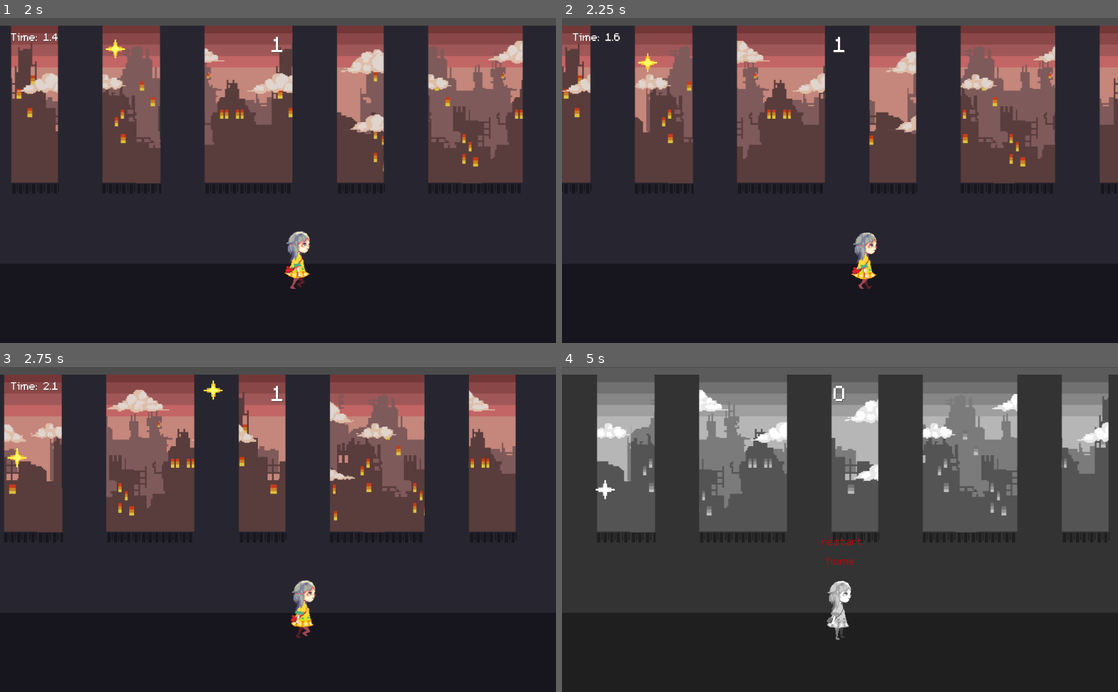
Above: before the commit, frames 1-4 (two rows, left to right).
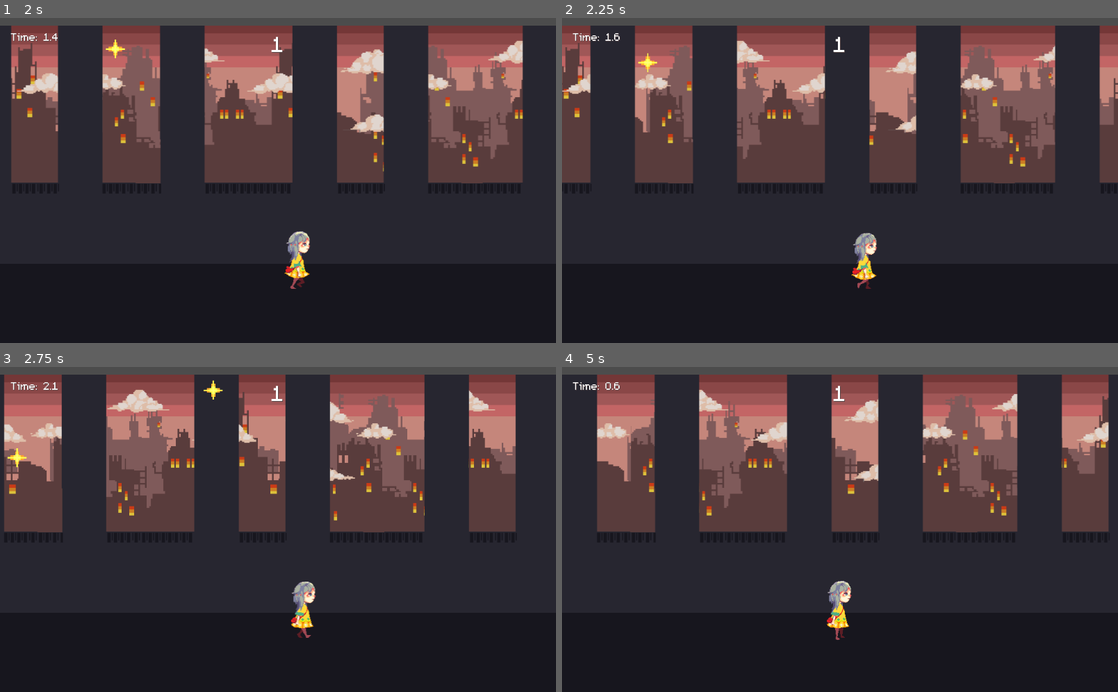
Above: after the commit, the same moments.

Repository: eutopi/gloaw
Game: Godot game, scene res://Main.tscn
Same seed, same stepped clock (60 frames per second), same inputs: the game is played once before the commit and once after it.
Inputs:
- Up to frame 1 (2 s): click "start" at 0.5 s; tap Enter (ui_accept) at 1.25 s; hold D (ui_right) from 1.28 s (still down); hold Enter (ui_accept) from 1.28 s (still down)
- Up to frame 2 (2.25 s): keep holding D (ui_right); release Enter (ui_accept) at 2.03 s; tap Enter (ui_accept) at 2.1 s
- Up to frame 3 (2.75 s): keep holding D (ui_right); tap Enter (ui_accept) at 2.27, 2.57 s
- Up to frame 4 (5 s): release D (ui_right) at 2.78 s; hold A (ui_left) 2.78-3.53 s; hold Enter (ui_accept) 2.78-3.53 s; hold D (ui_right) 3.53-4.25 s; tap Enter (ui_accept) at 3.6, 3.77, 4.07 s; click "restart" at 4.25 s

Frame 1 is identical in both runs. In frame 2, 0.2% of the frame differs, in the area x 52-57%, y 66-84%; in frame 3, 0.3%; in frame 4, 18%, in the area x 1-99%, y 2-84%.

Commit message:
bugfixes: sprint animation and falling lights

Diff:
--- a/gloaw/Area2D.gd
+++ b/gloaw/Area2D.gd
@@ -11,8 +11,9 @@
 	pass # Replace with function body.
 
 # Called every frame. 'delta' is the elapsed time since the previous frame.
-#func _process(delta):
-#	pass
+func _process(delta):
+	if !get_parent().started:
+		queue_free()
 
 func _physics_process(delta):
 	motion.y += 3 * delta
--- a/gloaw/Main.tscn
+++ b/gloaw/Main.tscn
@@ -23,41 +23,41 @@
 [ext_resource path="res://sounds/beep2.wav" type="AudioStream" id=21]
 [ext_resource path="res://sounds/beep3.wav" type="AudioStream" id=22]
 
-[sub_resource type="OccluderPolygon2D" id=17]
+[sub_resource type="OccluderPolygon2D" id=1]
 polygon = PoolVector2Array( 3.83844, -43.8348, -6.00272, -42.6251, -11.269, -38.8377, -16.4948, -31.7763, -20.2003, -21 …(625 unchanged characters)…
+
+[sub_resource type="DynamicFont" id=2]
+size = 32
+font_data = ExtResource( 12 )
 
 [sub_resource type="DynamicFont" id=3]
 size = 32
 font_data = ExtResource( 12 )
 
 [sub_resource type="DynamicFont" id=4]
-size = 32
+size = 64
 font_data = ExtResource( 12 )
 
 [sub_resource type="DynamicFont" id=5]
 size = 64
-font_data = ExtResource( 12 )
-
-[sub_resource type="DynamicFont" id=6]
-size = 64
 outline_color = Color( 0.141176, 0.145098, 0.196078, 1 )
 font_data = ExtResource( 12 )
 
-[sub_resource type="Gradient" id=7]
+[sub_resource type="Gradient" id=6]
 offsets = PoolRealArray( 0.0037037, 0.966667 )
 colors = PoolColorArray( 0.972549, 0.772549, 0.235294, 1, 0.74292, 0.465962, 0.465962, 1 )
 
-[sub_resource type="GradientTexture" id=8]
-gradient = SubResource( 7 )
-
-[sub_resource type="Curve" id=9]
+[sub_resource type="GradientTexture" id=7]
+gradient = SubResource( 6 )
+
+[sub_resource type="Curve" id=8]
 max_value = 10.0
 _data = [ Vector2( 0, 1 ), 0.0, 0.0, 0, 0, Vector2( 0.865243, 0.19325 ), 0.0, 0.0, 0, 0 ]
 
-[sub_resource type="CurveTexture" id=10]
-curve = SubResource( 9 )
-
-[sub_resource type="ParticlesMaterial" id=11]
+[sub_resource type="CurveTexture" id=9]
+curve = SubResource( 8 )
+
+[sub_resource type="ParticlesMaterial" id=10]
 emission_shape = 2
 emission_box_extents = Vector3( 5, 20, 1 )
 flag_disable_z = true
@@ -71,20 +71,20 @@
 linear_accel = 25.0
 angle = 45.0
 scale = 10.0
-scale_curve = SubResource( 10 )
-color_ramp = SubResource( 8 )
+scale_curve = SubResource( 9 )
+color_ramp = SubResource( 7 )
+
+[sub_resource type="DynamicFont" id=11]
+size = 32
+outline_color = Color( 0.141176, 0.145098, 0.196078, 1 )
+font_data = ExtResource( 12 )
 
 [sub_resource type="DynamicFont" id=12]
 size = 32
 outline_color = Color( 0.141176, 0.145098, 0.196078, 1 )
 font_data = ExtResource( 12 )
 
-[sub_resource type="DynamicFont" id=13]
-size = 32
-outline_color = Color( 0.141176, 0.145098, 0.196078, 1 )
-font_data = ExtResource( 12 )
-
-[sub_resource type="Shader" id=14]
+[sub_resource type="Shader" id=13]
 code = "shader_type canvas_item;
 render_mode unshaded;
 
--- a/gloaw/Player.gd
+++ b/gloaw/Player.gd
@@ -16,6 +16,8 @@
 func _physics_process(delta):
 	motion.y += GRAVITY
 
+	$AnimatedSprite.speed_scale = 1
+	$DemonRow.speed_scale = 1
 	if Input.is_action_pressed("ui_right"):
 		motion.x = SPEED
 		$AnimatedSprite.flip_h = false
@@ -45,4 +47,6 @@
 			motion.x += 200
 		elif Input.is_action_pressed("ui_left"):
 			motion.x -= 200
+		$AnimatedSprite.speed_scale = 3
+		$DemonRow.speed_scale = 3
 	move_and_slide(motion, UP)
Not shown: 19 places in gloaw/Main.tscn that only renumber resources
